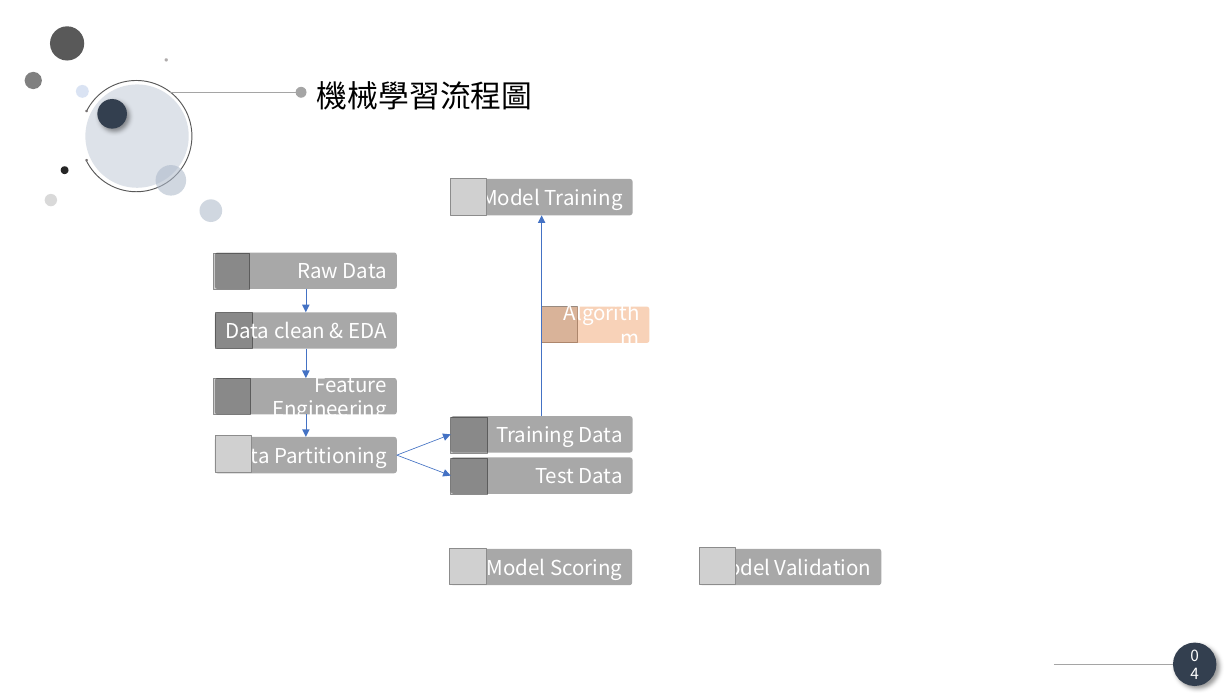
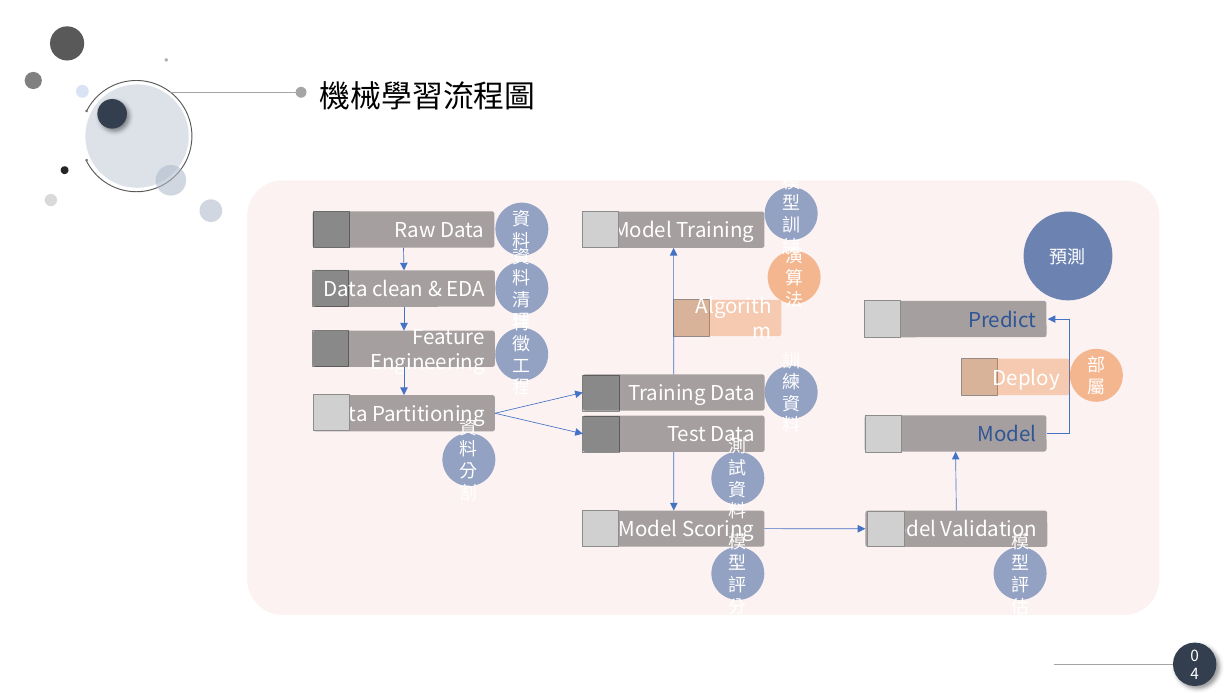
Before and after one commit to LanvisWei/MLproject_Solar_Irradiance, a slide deck: slide 5 of temp_solar/簡報.pptx. Drawn at 1232x693 pixels with LibreOffice and Linux fonts; fonts in the diff are those of the drawing; grey boxes stand for pictures. Boxes give left, top, right and bottom in pixels: in the first picture for what was removed or moved away, otherwise in the second. Text is boxed around its words. In the diff, an @@ line names an element or a change of style, - is before the commit and + after.

Commit message:
modify

```diff
--- a/temp_solar/簡報.pptx
+++ b/temp_solar/簡報.pptx
@@ picture removed at (451,179,487,215) @@
@@ rounded rectangle "Raw Data": place and size @@
-rounded rectangle "Raw Data" at (215,252,397,288)
+rounded rectangle "Raw Data" at (312,212,494,248)
@@ rounded rectangle "Model Training": place and size @@
-rounded rectangle "Model Training" at (451,179,633,215)
+rounded rectangle "Model Training" at (583,212,765,248)
@@ group added at (248,180,1160,615): 12 ellipses, 8 pictures, 4 rounded rectangles, 3 arrows, 1 elbow arrow @@
+Model
+Predict
+資料
+資料
+清理
+特徵工程
+資料分割
+訓練資料
+測試資料
+演算法
+模型訓練
+模型評分
+模型評估
+Deploy
+部屬
+預測
@@ picture removed at (213,253,250,289) @@
@@ 2 rounded rectangles, 1 arrow: place and size @@
-2 rounded rectangles, 1 arrow at (215,289,397,473)
+2 rounded rectangles, 1 arrow at (313,248,495,432)
@@ arrow moved from (542, 416) - (542, 215) to (674, 374) - (674, 248) @@
@@ picture: place and size @@
-picture at (215,312,251,348)
+picture at (312,270,348,306)
@@ picture: place and size @@
-picture at (542,307,578,343)
+picture at (674,299,710,335)
@@ rounded rectangle "Algorithm": place and size @@
-rounded rectangle "Algorithm" at (542,307,650,343)
+rounded rectangle "Algorithm" at (674,299,782,335)
@@ rounded rectangle "Feature Engineering": place and size @@
-rounded rectangle "Feature Engineering" at (215,378,397,414)
+rounded rectangle "Feature Engineering" at (313,331,495,367)
@@ arrow moved from (306, 348) - (306, 378) to (404, 307) - (404, 331) @@
@@ picture: place and size @@
-picture at (213,378,250,414)
+picture at (312,330,348,366)
@@ arrow moved from (306, 415) - (306, 437) to (404, 367) - (404, 396) @@
@@ 2 rounded rectangles, 1 picture: place and size @@
-2 rounded rectangles, 1 picture at (451,416,633,494)
+2 rounded rectangles, 1 picture at (583,374,765,453)
@@ picture: place and size @@
-picture at (451,418,487,454)
+picture at (583,375,619,411)
@@ arrow moved from (396, 456) - (451, 476) to (495, 413) - (583, 433) @@
@@ arrow moved from (396, 456) - (451, 434) to (495, 413) - (583, 393) @@
@@ picture removed at (215,436,251,472) @@
@@ rounded rectangle "Model Scoring": place and size @@
-rounded rectangle "Model Scoring" at (450,549,632,585)
+rounded rectangle "Model Scoring" at (583,511,764,547)
@@ rounded rectangle "Model Validation": place and size @@
-rounded rectangle "Model Validation" at (700,549,882,585)
+rounded rectangle "Model Validation" at (866,511,1048,547)
@@ picture removed at (450,549,486,585) @@
@@ picture removed at (700,548,736,584) @@
```
Also in this commit, not shown: 7 other slides changed, 1 slide added.
